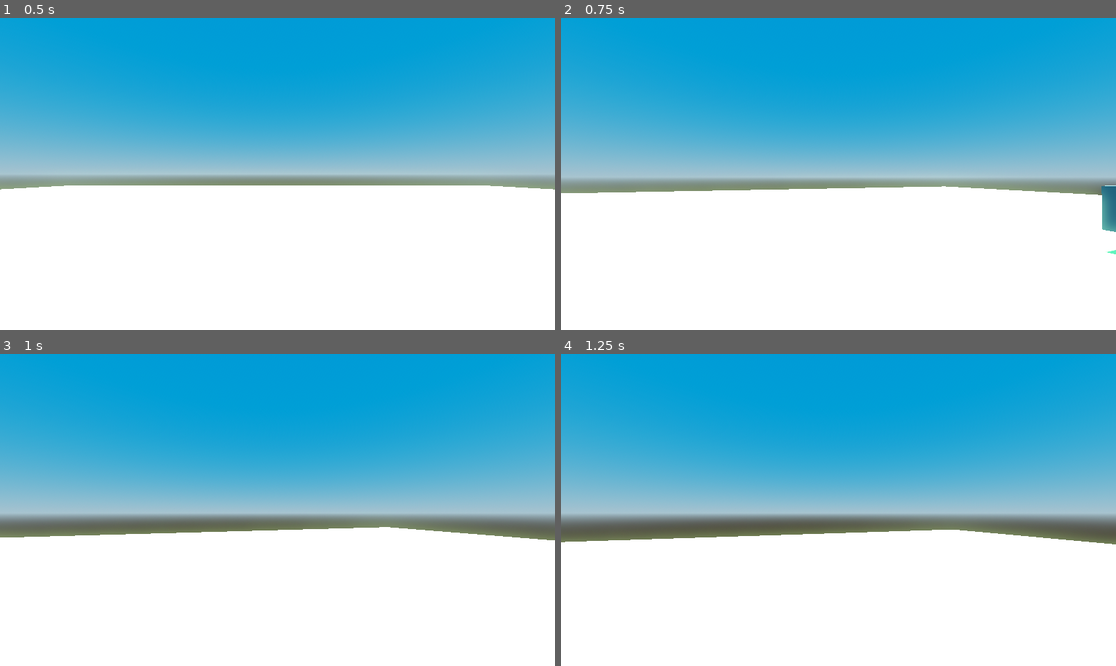
Above: before the commit, frames 1-4 (two rows, left to right).
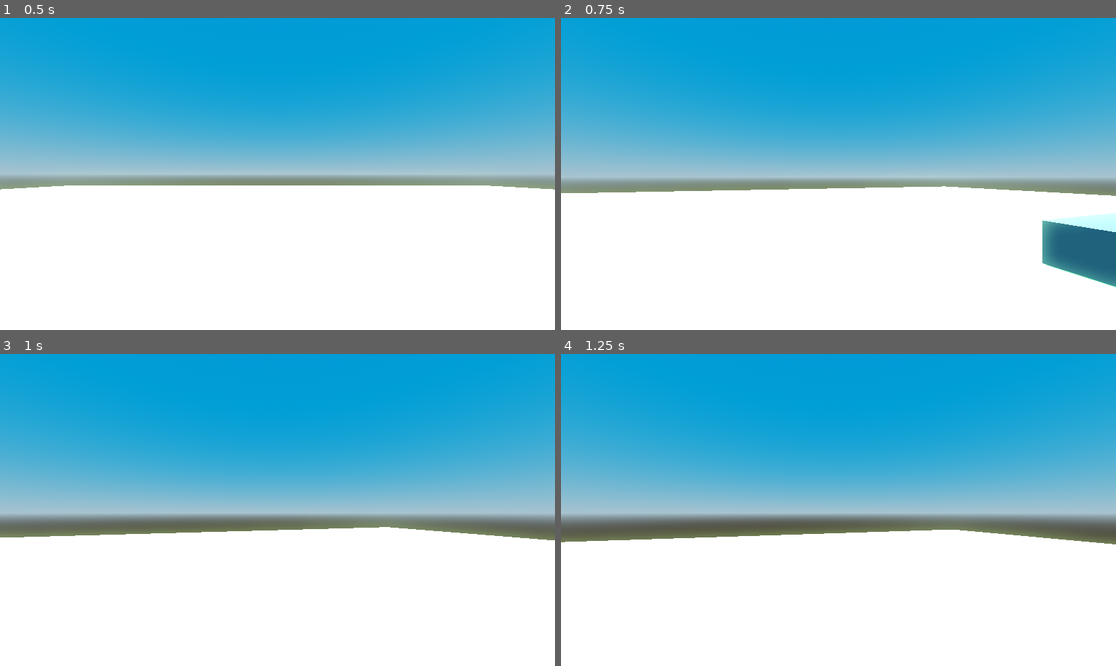
Above: after the commit, the same moments.

Repository: kongshijatwit/deer-forest
Game: Godot game, scene res://scenes/test/main.tscn
Two runs of this game, one before a commit and one after it. Both use one fixed random seed, a clock stepped at 60 frames per second and the inputs below.
Inputs (mouse positions are in pixels of both pictures, inside the frame that each line leads up to):
- Up to frame 1 (0.5 s): no input
- Up to frame 2 (0.75 s): tap Enter at 0.5 s; move the mouse to (866, 174) at 0.52 s; hold W (forward) from 0.53 s (still down); tap E (interact, bound only after the commit) at 0.6 s
- Up to frame 3 (1 s): keep holding W (forward); tap Space (jump) at 0.77 s
- Up to frame 4 (1.25 s): keep holding W (forward)

Frame 1 is identical in both runs. In frame 2, 2.7% of the frame differs, in the area x 86-100%, y 53-87%; in frame 3, nothing differs; in frame 4, nothing differs.

Commit message:
Added interactions

Diff:
--- /dev/null
+++ b/prefabs/player/interact/interact_ray.gd
@@ -0,0 +1,16 @@
+extends RayCast3D
+
+@onready var prompt = $Prompt
+
+func _physics_process(_delta):
+
+	prompt.text = ""
+
+	if is_colliding():
+		var collider = get_collider()
+
+		if collider is Interactable:
+			prompt.text = collider.prompt_message
+
+			if Input.is_action_just_pressed(collider.prompt_input):
+				collider.interact(owner)
--- /dev/null
+++ b/prefabs/player/interact/interact_ray.tscn
@@ -0,0 +1,22 @@
+[gd_scene load_steps=2 format=3 uid="uid://xqqi8tpajkv5"]
+
+[ext_resource type="Script" uid="uid://baudaip6j05ja" path="res://prefabs/player/interact/interact_ray.gd" id="1_51o55"]
+
+[node name="InteractRay" type="RayCast3D"]
+target_position = Vector3(0, 0, -4)
+script = ExtResource("1_51o55")
+
+[node name="Prompt" type="Label" parent="."]
+anchors_preset = 14
+anchor_top = 0.5
+anchor_right = 1.0
+anchor_bottom = 0.5
+offset_top = -11.5
+offset_bottom = 11.5
+grow_horizontal = 2
+grow_vertical = 2
+theme_override_colors/font_outline_color = Color(0, 0, 0, 1)
+theme_override_constants/outline_size = 4
+theme_override_font_sizes/font_size = 32
+text = "AYER"
+horizontal_alignment = 1
--- /dev/null
+++ b/prefabs/player/interact/interactable.gd
@@ -0,0 +1,8 @@
+extends CollisionObject3D
+class_name Interactable
+
+@export var prompt_message = "Interact"
+@export var prompt_input = "interact"
+
+func interact(body):
+	print(body.name, " interacted with ", name)
--- a/scripts/player.gd
+++ b/prefabs/player/playerscipts/player.gd
@@ -14,6 +14,7 @@
 
 @onready var head = $Head
 @onready var camera = $Head/Camera3D
+@onready var interactray = $Head/InteractRay
 
 func _ready():
 	Input.set_mouse_mode(Input.MOUSE_MODE_CAPTURED)
@@ -21,8 +22,10 @@
 func _unhandled_input(event):
 	if event is InputEventMouseMotion:
 		head.rotate_y(-event.relative.x * SENSITIVITY)
+		interactray.rotate_x(-event.relative.y * SENSITIVITY)
+		interactray.rotation.x = clamp(camera.rotation.x, deg_to_rad(-90), deg_to_rad(90))
 		camera.rotate_x(-event.relative.y * SENSITIVITY)
-		camera.rotation.x = clamp(camera.rotation.x, deg_to_rad(-60), deg_to_rad(80))
+		camera.rotation.x = clamp(camera.rotation.x, deg_to_rad(-90), deg_to_rad(90))
 
 
 func _physics_process(delta):
--- a/project.godot
+++ b/project.godot
@@ -52,3 +52,8 @@
 "events": [Object(InputEventMouseButton,"resource_local_to_scene":false,"resource_name":"","device":-1,"window_id":0,"a …(257 unchanged characters)…
 ]
 }
+interact={
+"deadzone": 0.2,
+"events": [Object(InputEventKey,"resource_local_to_scene":false,"resource_name":"","device":-1,"window_id":0,"alt_pressed":false,"shift_pressed":false,"ctrl_pressed":false,"meta_pressed":false,"pressed":false,"keycode":0,"physical_keycode":69,"key_label":0,"unicode":101,"location":0,"echo":false,"script":null)
+]
+}
--- a/scenes/test/main.tscn
+++ b/scenes/test/main.tscn
@@ -51,11 +51,22 @@
 
 [node name="Player" parent="." instance=ExtResource("1_wwlvk")]
 
-[node name="StaticBody3D" type="StaticBody3D" parent="."]
-transform = Transform3D(1, 0, 0, 0, 1, 0, 0, 0, 1, 8, 1, -3)
+[node name="Objects" type="Node3D" parent="."]
 
-[node name="MeshInstance3D" type="MeshInstance3D" parent="StaticBody3D"]
+[node name="StaticBody3D" type="StaticBody3D" parent="Objects"]
+transform = Transform3D(5.28297, 0, 0, 0, 0.832534, 0, 0, 0, 1, 8, 0.437564, -3)
+
+[node name="MeshInstance3D" type="MeshInstance3D" parent="Objects/StaticBody3D"]
 mesh = SubResource("BoxMesh_7p1hh")
 
-[node name="CollisionShape3D" type="CollisionShape3D" parent="StaticBody3D"]
+[node name="CollisionShape3D" type="CollisionShape3D" parent="Objects/StaticBody3D"]
 shape = SubResource("ConvexPolygonShape3D_ae60x")
+
+[node name="StaticBody3D2" type="StaticBody3D" parent="Objects"]
+transform = Transform3D(5.28297, 0, 0, 0, 2.99909, 0, 0, 0, 1, -8.01695, 1.52612, -3)
+
+[node name="MeshInstance3D" type="MeshInstance3D" parent="Objects/StaticBody3D2"]
+mesh = SubResource("BoxMesh_7p1hh")
+
+[node name="CollisionShape3D" type="CollisionShape3D" parent="Objects/StaticBody3D2"]
+shape = SubResource("ConvexPolygonShape3D_ae60x")
--- a/scenes/test/player.tscn
+++ b/scenes/test/player.tscn
@@ -1,6 +1,7 @@
-[gd_scene load_steps=5 format=3 uid="uid://bd5yk33i3obay"]
+[gd_scene load_steps=6 format=3 uid="uid://bd5yk33i3obay"]
 
-[ext_resource type="Script" uid="uid://ttpkwhwrvat3" path="res://scripts/player.gd" id="1_0xn31"]
+[ext_resource type="Script" uid="uid://ttpkwhwrvat3" path="res://prefabs/player/playerscipts/player.gd" id="1_0xn31"]
+[ext_resource type="PackedScene" uid="uid://xqqi8tpajkv5" path="res://prefabs/player/interact/interact_ray.tscn" id="2_60koi"]
 
 [sub_resource type="StandardMaterial3D" id="StandardMaterial3D_0xn31"]
 albedo_color = Color(1, 0.376471, 1, 1)
@@ -28,3 +29,6 @@
 
 [node name="Camera3D" type="Camera3D" parent="Head"]
 transform = Transform3D(1, 0, 0, 0, 1, 0, 0, 0, 1, 0, -0.104002, 0)
+
+[node name="InteractRay" parent="Head" instance=ExtResource("2_60koi")]
+target_position = Vector3(0, 0, -1.5)
Not shown, added: prefabs/player/interact/interact_ray.gd.uid
Not shown, added: prefabs/player/interact/interactable.gd.uid
Renamed: scripts/player.gd.uid -> prefabs/player/playerscipts/player.gd.uid
